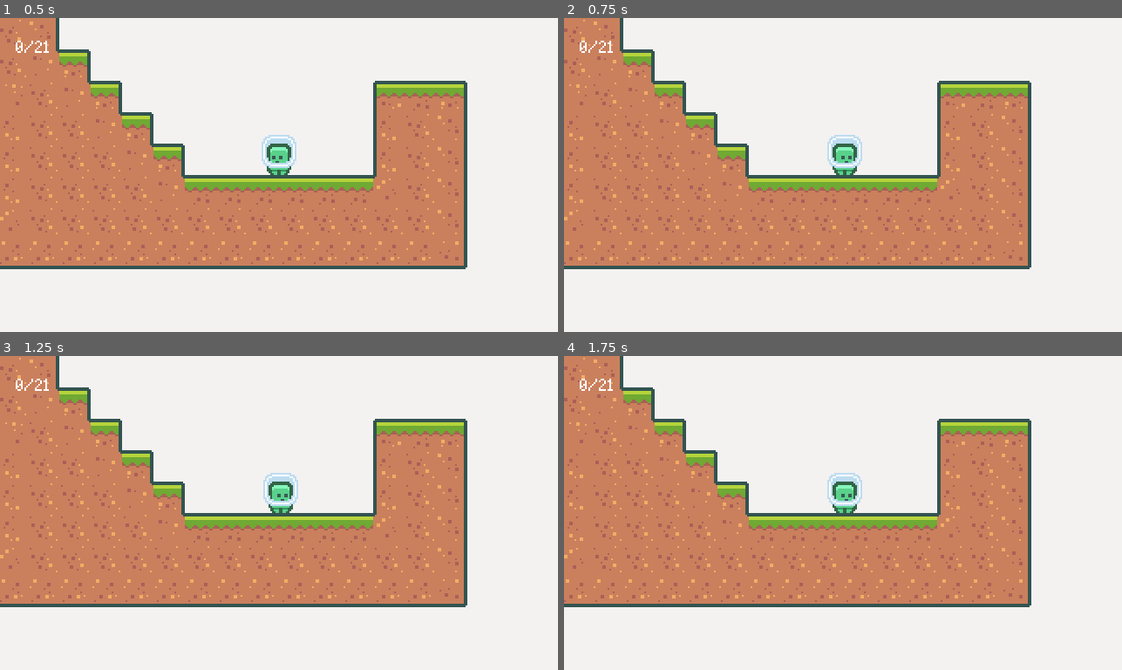
Above: before the commit, frames 1-4 (two rows, left to right).
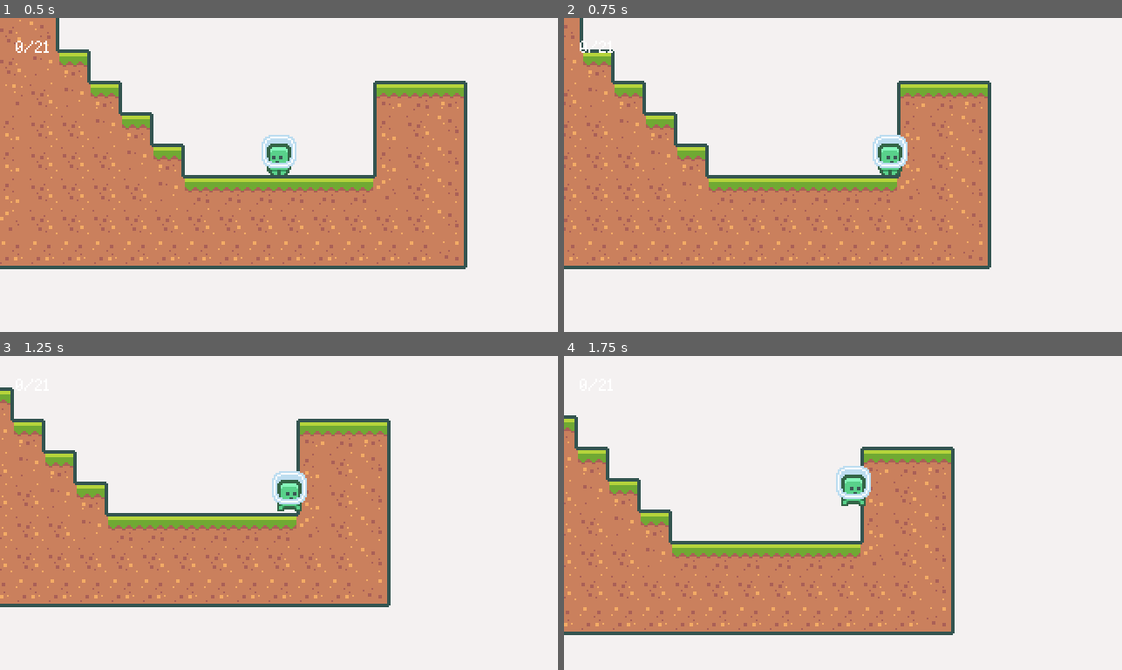
Above: after the commit, the same moments.

Repository: edivancamargo/2DPlatformerUdemy
Game: Godot game, scene res://src/scenes/Levels/Level_001.tscn
Same seed, same stepped clock (60 frames per second), same inputs: the game is played once before the commit and once after it.
Inputs:
- Up to frame 1 (0.5 s): no input
- Up to frame 2 (0.75 s): tap Enter at 0.5 s; hold Right (move_right) from 0.53 s (still down); tap R (dash) at 0.6 s
- Up to frame 3 (1.25 s): keep holding Right (move_right); tap Space (jump) at 0.77 s
- Up to frame 4 (1.75 s): keep holding Right (move_right); tap R (dash) at 1.35 s; tap Space (jump) at 1.52 s

Frame 1 is identical in both runs. In frame 2, 17% of the frame differs, in the area x 0-84%, y 0-80%; in frame 3, 25%; in frame 4, 36%, in the area x 0-84%, y 0-89%.

Commit message:
Update the bottom node of Level 1

Diff:
--- a/src/scenes/Levels/Level_001.tscn
+++ b/src/scenes/Levels/Level_001.tscn
@@ -6,9 +6,11 @@
 [ext_resource path="res://src/scenes/Enemy/EnemyGoal.tscn" type="PackedScene" id=4]
 [ext_resource path="res://src/scenes/Spikes/Spikes.tscn" type="PackedScene" id=5]
 
+[sub_resource type="RectangleShape2D" id=1]
+
 [node name="Level_001" instance=ExtResource( 1 )]
 
-[node name="TileMap" parent="." index="0"]
+[node name="TileMap" parent="." index="1"]
 tile_data = PoolIntArray( -983049, 0, 0, -983048, 0, 1, -983047, 0, 1, -983046, 0, 1, -983045, 0, 1, -983044, 0, 1, -98 …(4786 unchanged characters)…
 
 [node name="Enemy" parent="Enemies" index="0" instance=ExtResource( 3 )]
@@ -49,7 +51,7 @@
 [node name="EnemyGoal" parent="Enemies/EnemyGoals" index="7" instance=ExtResource( 4 )]
 position = Vector2( -702, -52 )
 
-[node name="Collectibles" parent="." index="3"]
+[node name="Collectibles" parent="." index="4"]
 position = Vector2( -1, 0 )
 
 [node name="Coin" parent="Collectibles" index="0" instance=ExtResource( 2 )]
@@ -135,5 +137,13 @@
 position = Vector2( -612, -101 )
 rotation = 1.5663
 
-[node name="Flag" parent="." index="6"]
+[node name="Flag" parent="." index="7"]
 position = Vector2( 292, -287 )
+
+[node name="BottomLevel" parent="." index="8"]
+position = Vector2( 0, 150 )
+scale = Vector2( 100, 4 )
+
+[node name="BottomCollision" parent="BottomLevel" index="0"]
+rotation = 0.0
+shape = SubResource( 1 )
Not shown: 1 places in src/scenes/Levels/Level_001.tscn that only renumber resources
